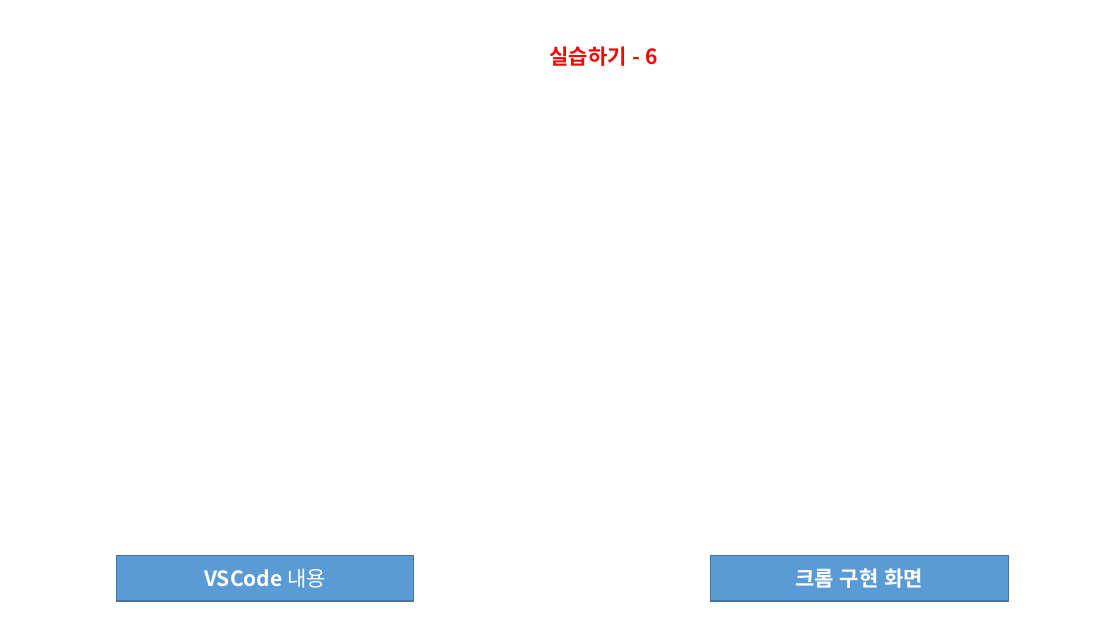
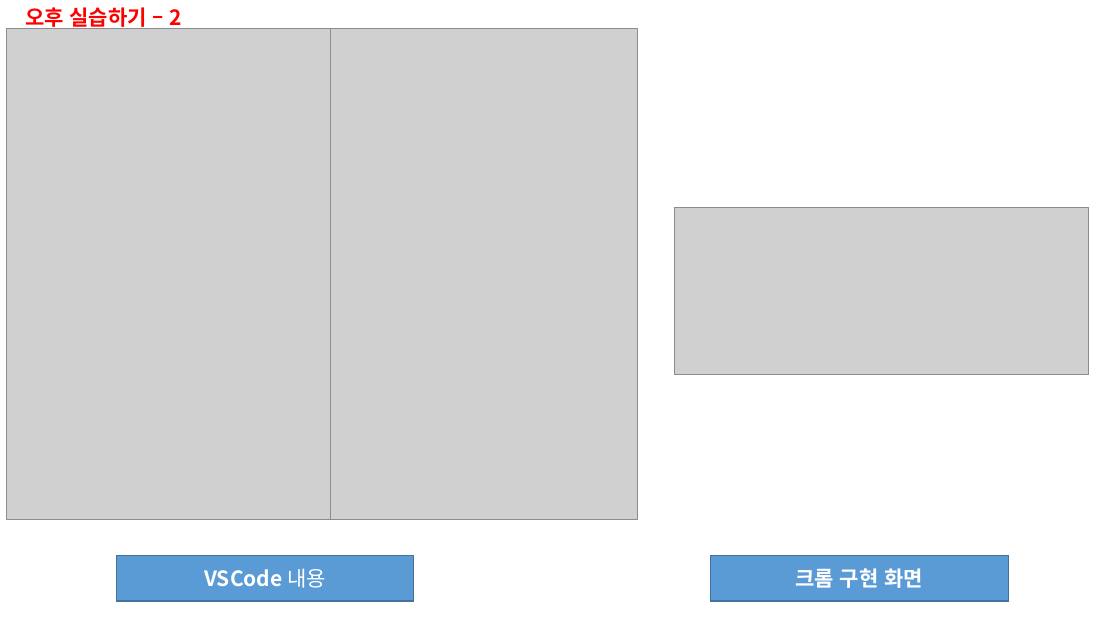
Before and after one commit to sonyoungsik/------, a slide deck: slide 14 of HTML(전체)/5월 13일 폴더/5강 과제 제출(손영식).pptx (slide 18 before the commit). Drawn at 1120x630 pixels with LibreOffice and Linux fonts; fonts in the diff are those of the drawing; grey boxes stand for pictures. Boxes give left, top, right and bottom in pixels: in the first picture for what was removed or moved away, otherwise in the second. Text is boxed around its words. In the diff, an @@ line names an element or a change of style, - is before the commit and + after.

```diff
--- a/HTML(전체)/5월 13일 폴더/5강 과제 제출(손영식).pptx
+++ b/HTML(전체)/5월 13일 폴더/5강 과제 제출(손영식).pptx
@@ picture added at (6,28,330,519) @@
@@ text at (25,7,182,30): text changed @@
-실습하기 - 6
+오후 실습하기 – 2
@@ picture added at (330,28,637,519) @@
@@ picture added at (675,208,1089,375) @@
```
Also in this commit, not shown: 4 other slides changed, 11 slides added, 13 slides removed, 11 other files.
